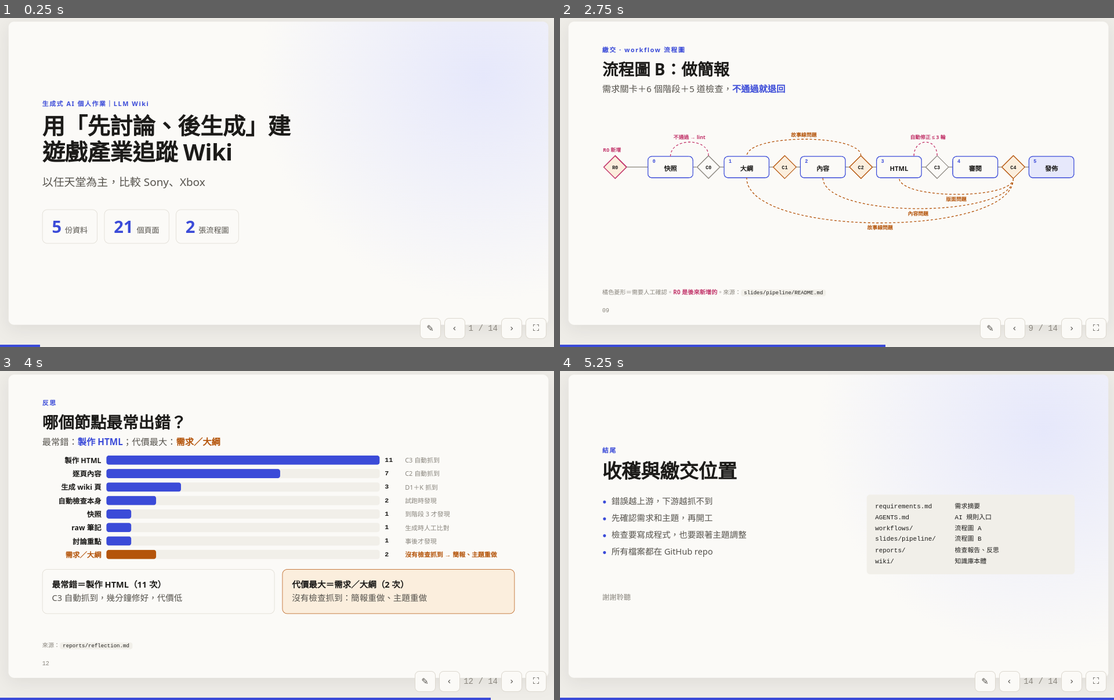
Above: before the commit, frames 1-4 (two rows, left to right).
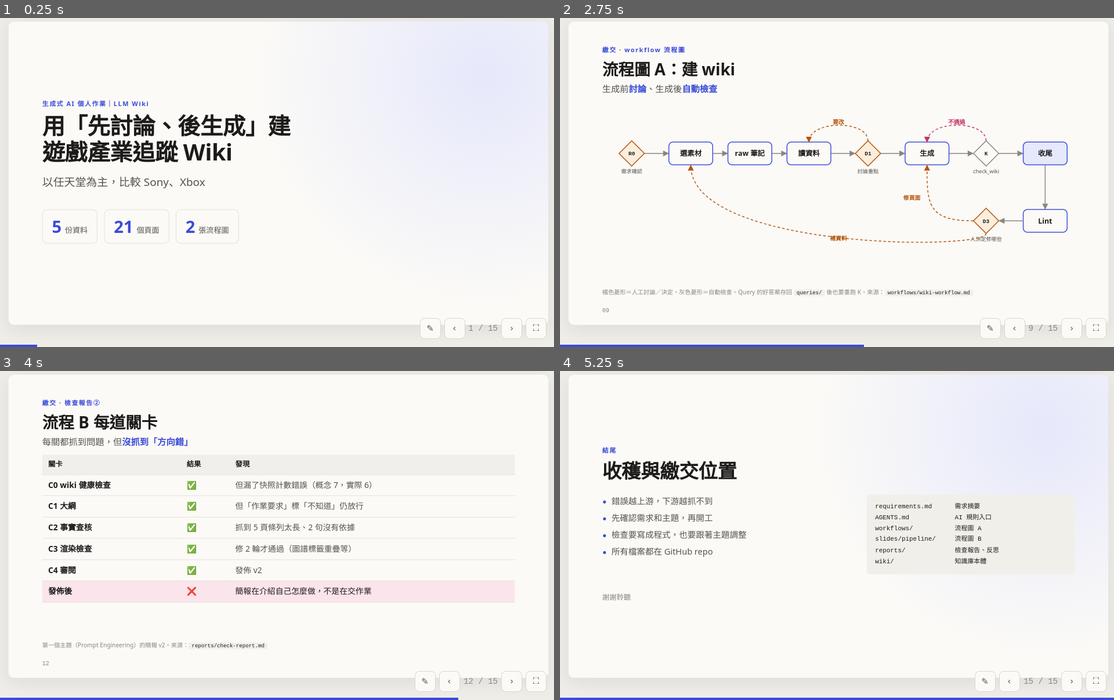
Above: after the commit, the same moments.

Repository: karen623/game-industry-llm-wiki
Game: browser game, page slides/game-industry-wiki.html
Same seed, same stepped clock (60 frames per second), same inputs: the game is played once before the commit and once after it.
Inputs (mouse positions are in pixels of both pictures, inside the frame that each line leads up to):
- Up to frame 1 (0.25 s): no input
- Up to frame 2 (2.75 s): click (837, 172) at 0.27 s; hold Right 1.03-1.53 s; tap Space every 0.5 s from 1.1 to 2.6 s; hold Left 1.58-2.15 s; hold Right from 2.2 s (still down)
- Up to frame 3 (4 s): release Right at 2.87 s; hold Left 2.92-3.35 s; tap Space at 3.1, 3.6 s; hold Right 3.4-3.9 s; hold Left from 3.95 s (still down)
- Up to frame 4 (5.25 s): tap Space at 4.1, 4.6, 5.1 s; release Left at 4.52 s; hold Right 4.57-5.23 s

The runs differ from the first frame. In frame 1, less than 0.1% of the frame differs, in the area x 6-90%, y 93-100%; in frame 2, 5.8%; in frame 3, 13%, in the area x 7-93%, y 8-100%; in frame 4, less than 0.1%.

Commit message:
簡報新增第 7 頁：下一季財報進來，wiki 會怎樣？
Co-Authored-By: Claude Opus 5.5 <noreply@anthropic.com>

Diff:
--- a/slides/game-industry-wiki.html
+++ b/slides/game-industry-wiki.html
@@ -210,6 +210,8 @@
 @media (prefers-color-scheme: dark){:root:not([data-theme="light"]){--t-company:#8c97ff;--t-platform:#c99af0;--t-franchise:#e0c060}}
 :root[data-theme="dark"]{--t-company:#8c97ff;--t-platform:#c99af0;--t-franchise:#e0c060}
 .bn b{font-size:72px}
+.steps.flow .card{position:relative}
+.steps.flow .card:not(:last-child)::after{content:"→";position:absolute;right:-15px;top:50%;transform:translateY(-50%);color:var(--accent);font-size:20px;font-weight:700}
 </style>
 </head>
 <body>
@@ -313,6 +315,22 @@
   <aside class="notes" data-n="6">三家的會計年度不一樣，wiki 先做了一張對照表才比較。任天堂衝裝機量、Sony 的 PS5 進入後期靠軟體和服務、Xbox 是唯一營收在衰退的。不過任天堂有關稅退款、Sony 有去年減損的基期，所以只看成長率會被誤導。</aside>
 </section>
 <!-- 7 -->
+<section class="slide">
+  <div class="kicker">建 Wiki · 以後怎麼追蹤</div>
+  <h2>下一季財報進來，wiki 會怎樣？</h2>
+  <p class="lead">簡報是一次性的成果，<strong>wiki 才是會一直長大的東西</strong></p>
+  <div class="steps flow" style="margin-top:auto">
+    <div class="card"><span class="tag plain">1 存 raw 筆記</span><p>任天堂第 3 季財報</p><p class="small">預計 2027 年 2 月</p></div>
+    <div class="card warn"><span class="tag warn">2 D1 討論</span><p>AI 報告重點</p><p class="small">我決定強調什麼</p></div>
+    <div class="card accent"><span class="tag">3 一次更新多頁</span><p>任天堂、Switch 2、三大主機比較</p><p class="small">回答「⚠️ 待追蹤：全年預測是否保守」</p></div>
+    <div class="card good"><span class="tag good">4 K 檢查＋log</span><p>數字可追溯、連結不斷</p></div>
+  </div>
+  <div class="concl" style="margin-bottom:auto">每季的整理留在 wiki，<strong>查得到出自哪份財報</strong></div>
+  <p class="src">來源：<code>CLAUDE.md</code> 3.1 Ingest 流程 · <code>nintendo</code>（⚠️ 待追蹤）</p>
+  <aside class="notes" data-n="7">簡報只是一次性的成果，wiki 才是會一直長大的東西。以後任天堂發布第 3 季財報，我只要把重點整理成筆記、說 ingest，AI 先報告重點讓我確認，再一次更新任天堂、Switch 2、三大主機比較這些頁面。任天堂頁上現在有一條待追蹤：全年預測是不是太保守，到時候就能用新財報回答。幾季之後，問「任天堂利潤率怎麼變」，直接查 wiki 就有答案，而且每個數字都查得到出自哪一份財報。</aside>
+</section>
+
+<!-- 8 -->
 <section class="slide">
   <div class="kicker">繳交 · AGENTS.md</div>
   <h2>AGENTS.md：給 AI 的規則</h2>
@@ -336,30 +354,30 @@
     </ul>
   </div>
   <p class="src">來源：<code>AGENTS.md</code> · <code>CLAUDE.md</code></p>
-  <aside class="notes" data-n="7">AGENTS.md 是所有 AI 工具的入口，規則本體在 CLAUDE.md。換成財報主題後，我加了數字規則：每個數字都要寫期間，因為三家的會計年度不一樣；只有新聞報導的數字要標非官方，預測值也要標出來。</aside>
-</section>
-
-<!-- 8 -->
+  <aside class="notes" data-n="8">AGENTS.md 是所有 AI 工具的入口，規則本體在 CLAUDE.md。換成財報主題後，我加了數字規則：每個數字都要寫期間，因為三家的會計年度不一樣；只有新聞報導的數字要標非官方，預測值也要標出來。</aside>
+</section>
+
+<!-- 9 -->
 <section class="slide">
   <div class="kicker">繳交 · workflow 流程圖</div>
   <h2>流程圖 A：建 wiki</h2>
   <p class="lead" style="margin-bottom:6px">生成前<strong>討論</strong>、生成後<strong>自動檢查</strong></p>
   <svg id="flowA" viewBox="0 0 1120 330" style="width:100%;height:auto;margin-top:auto;margin-bottom:auto" role="img" aria-label="建 wiki 的流程圖"><g></g></svg>
   <p class="src">橘色菱形＝人工討論／決定，灰色菱形＝自動檢查。Query 的好答案存回 <code>queries/</code> 後也要重跑 K。來源：<code>workflows/wiki-workflow.md</code></p>
-  <aside class="notes" data-n="8">建 wiki 的流程裡，每個生成步驟前都有人工討論 D1，生成後有自動檢查 K。K 不通過就退回重新生成；lint 找到的缺口，由我決定要補資料還是修頁面。</aside>
-</section>
-
-<!-- 9 -->
+  <aside class="notes" data-n="9">建 wiki 的流程裡，每個生成步驟前都有人工討論 D1，生成後有自動檢查 K。K 不通過就退回重新生成；lint 找到的缺口，由我決定要補資料還是修頁面。</aside>
+</section>
+
+<!-- 10 -->
 <section class="slide">
   <div class="kicker">繳交 · workflow 流程圖</div>
   <h2>流程圖 B：做簡報</h2>
   <p class="lead" style="margin-bottom:6px">需求關卡＋6 個階段＋5 道檢查，<strong>不通過就退回</strong></p>
   <svg id="pipe" viewBox="0 0 1240 300" style="width:100%;height:auto;margin-top:auto;margin-bottom:auto" role="img" aria-label="做簡報的流程圖"><g id="pipe-g"></g></svg>
   <p class="src">橘色菱形＝需要人工確認。<strong style="color:var(--t-comparison)">R0 是後來新增的</strong>。來源：<code>slides/pipeline/README.md</code></p>
-  <aside class="notes" data-n="9">做簡報的流程有 6 個階段、5 道檢查，審閱發現的問題會依類型退回不同階段。最前面的 R0 需求確認，是我做完第一版之後才加上去的，原因在反思會講。</aside>
-</section>
-
-<!-- 10 -->
+  <aside class="notes" data-n="10">做簡報的流程有 6 個階段、5 道檢查，審閱發現的問題會依類型退回不同階段。最前面的 R0 需求確認，是我做完第一版之後才加上去的，原因在反思會講。</aside>
+</section>
+
+<!-- 11 -->
 <section class="slide">
   <div class="kicker">繳交 · 檢查報告①</div>
   <h2>一次實際執行（流程 A）</h2>
@@ -371,9 +389,9 @@
     <div class="card good"><span class="tag good">K 第 2 輪 ✅</span><p>8／8 通過</p><p class="small">第 8 項先誤報 10 個 → 修正檢查程式</p></div>
   </div>
   <p class="src">來源：<code>reports/ingest-run-game-industry-2026-11-10.md</code> · <code>scripts/check_wiki.py</code></p>
-  <aside class="notes" data-n="10">換主題後我照流程 A 跑了一次。AI 先問我範圍、舊內容怎麼處理、要怎麼討論；接著報告 5 份資料的重點，我決定要強調什麼。自動檢查原本 7 項一次就過，但我發現沒有一項在查數字，所以加了第 8 項：每個數字都要在原始筆記找得到。第一次跑出 10 個警告，結果全是檢查程式自己的誤判，修好後全部通過。</aside>
-</section>
-<!-- 11 -->
+  <aside class="notes" data-n="11">換主題後我照流程 A 跑了一次。AI 先問我範圍、舊內容怎麼處理、要怎麼討論；接著報告 5 份資料的重點，我決定要強調什麼。自動檢查原本 7 項一次就過，但我發現沒有一項在查數字，所以加了第 8 項：每個數字都要在原始筆記找得到。第一次跑出 10 個警告，結果全是檢查程式自己的誤判，修好後全部通過。</aside>
+</section>
+<!-- 12 -->
 <section class="slide">
   <div class="kicker">繳交 · 檢查報告②</div>
   <h2>流程 B 每道關卡</h2>
@@ -388,10 +406,10 @@
     <tr class="badrow"><td>發佈後</td><td>❌</td><td>簡報在介紹自己怎麼做，不是在交作業</td></tr>
   </table>
   <p class="src">第一個主題（Prompt Engineering）的簡報 v2。來源：<code>reports/check-report.md</code></p>
-  <aside class="notes" data-n="11">這是我第一個主題做簡報時的紀錄。每一道關卡都有抓到問題、也都修好了，但發佈後我發現簡報在介紹自己怎麼做，而不是在交作業。所有檢查都在問「做得對不對」，沒有一關在問「做的是不是對的東西」。</aside>
-</section>
-
-<!-- 12 -->
+  <aside class="notes" data-n="12">這是我第一個主題做簡報時的紀錄。每一道關卡都有抓到問題、也都修好了，但發佈後我發現簡報在介紹自己怎麼做，而不是在交作業。所有檢查都在問「做得對不對」，沒有一關在問「做的是不是對的東西」。</aside>
+</section>
+
+<!-- 13 -->
 <section class="slide">
   <div class="kicker">反思</div>
   <h2>哪個節點最常出錯？</h2>
@@ -402,10 +420,10 @@
     <div class="card warn"><p><strong>代價最大＝需求／大綱（2 次）</strong><br>沒有檢查抓到：簡報重做、主題重做</p></div>
   </div>
   <p class="src">來源：<code>reports/reflection.md</code></p>
-  <aside class="notes" data-n="12">最常出錯的是製作 HTML，11 次，但都是排版問題，自動檢查幾分鐘就修好。代價最大的是最上游的需求和大綱，只錯兩次：一次是簡報定位錯，整份重做；一次是我把 LLM Wiki 的方法和主題搞混，整個主題重做。這兩次都沒有任何檢查抓到。</aside>
-</section>
-
-<!-- 13 -->
+  <aside class="notes" data-n="13">最常出錯的是製作 HTML，11 次，但都是排版問題，自動檢查幾分鐘就修好。代價最大的是最上游的需求和大綱，只錯兩次：一次是簡報定位錯，整份重做；一次是我把 LLM Wiki 的方法和主題搞混，整個主題重做。這兩次都沒有任何檢查抓到。</aside>
+</section>
+
+<!-- 14 -->
 <section class="slide">
   <div class="kicker">反思</div>
   <h2>檢查往前移到了哪裡？</h2>
@@ -419,9 +437,9 @@
   </div>
   <div class="concl">錯誤越上游，下游越抓不到</div>
   <p class="src">來源：<code>reports/reflection.md</code></p>
-  <aside class="notes" data-n="13">所以我把檢查往前移。最重要的是 R0：需求和主題沒確認清楚，流程不准開始。另外，檢查項目要跟著主題調整，財報主題就要檢查數字。學到的一句話是：錯誤越上游，下游越抓不到。</aside>
-</section>
-<!-- 14 -->
+  <aside class="notes" data-n="14">所以我把檢查往前移。最重要的是 R0：需求和主題沒確認清楚，流程不准開始。另外，檢查項目要跟著主題調整，財報主題就要檢查數字。學到的一句話是：錯誤越上游，下游越抓不到。</aside>
+</section>
+<!-- 15 -->
 <section class="slide title-slide">
   <div class="kicker">結尾</div>
   <h1 style="font-size:46px">收穫與繳交位置</h1>
@@ -440,7 +458,7 @@
 wiki/                知識庫本體</pre>
   </div>
   <p class="meta">謝謝聆聽</p>
-  <aside class="notes" data-n="14">最後總結三個收穫。所有繳交的檔案，包括需求摘要、AGENTS.md、兩張流程圖、檢查報告和反思，都放在 GitHub repo 裡。謝謝大家。</aside>
+  <aside class="notes" data-n="15">最後總結三個收穫。所有繳交的檔案，包括需求摘要、AGENTS.md、兩張流程圖、檢查報告和反思，都放在 GitHub repo 裡。謝謝大家。</aside>
 </section>
 
 </div></div>
@@ -450,7 +468,7 @@
 <div id="nav">
   <button id="notes" aria-label="講稿" title="講稿（N）">✎</button>
   <button id="prev" aria-label="上一頁">‹</button>
-  <span id="count">1 / 14</span>
+  <span id="count">1 / 15</span>
   <button id="next" aria-label="下一頁">›</button>
   <button id="fs" aria-label="全螢幕" title="全螢幕（F）">⛶</button>
 </div>
--- a/slides/pipeline/v4/03-deck.html
+++ b/slides/pipeline/v4/03-deck.html
@@ -210,6 +210,8 @@
 @media (prefers-color-scheme: dark){:root:not([data-theme="light"]){--t-company:#8c97ff;--t-platform:#c99af0;--t-franchise:#e0c060}}
 :root[data-theme="dark"]{--t-company:#8c97ff;--t-platform:#c99af0;--t-franchise:#e0c060}
 .bn b{font-size:72px}
+.steps.flow .card{position:relative}
+.steps.flow .card:not(:last-child)::after{content:"→";position:absolute;right:-15px;top:50%;transform:translateY(-50%);color:var(--accent);font-size:20px;font-weight:700}
 </style>
 </head>
 <body>
@@ -313,6 +315,22 @@
   <aside class="notes" data-n="6">三家的會計年度不一樣，wiki 先做了一張對照表才比較。任天堂衝裝機量、Sony 的 PS5 進入後期靠軟體和服務、Xbox 是唯一營收在衰退的。不過任天堂有關稅退款、Sony 有去年減損的基期，所以只看成長率會被誤導。</aside>
 </section>
 <!-- 7 -->
+<section class="slide">
+  <div class="kicker">建 Wiki · 以後怎麼追蹤</div>
+  <h2>下一季財報進來，wiki 會怎樣？</h2>
+  <p class="lead">簡報是一次性的成果，<strong>wiki 才是會一直長大的東西</strong></p>
+  <div class="steps flow" style="margin-top:auto">
+    <div class="card"><span class="tag plain">1 存 raw 筆記</span><p>任天堂第 3 季財報</p><p class="small">預計 2027 年 2 月</p></div>
+    <div class="card warn"><span class="tag warn">2 D1 討論</span><p>AI 報告重點</p><p class="small">我決定強調什麼</p></div>
+    <div class="card accent"><span class="tag">3 一次更新多頁</span><p>任天堂、Switch 2、三大主機比較</p><p class="small">回答「⚠️ 待追蹤：全年預測是否保守」</p></div>
+    <div class="card good"><span class="tag good">4 K 檢查＋log</span><p>數字可追溯、連結不斷</p></div>
+  </div>
+  <div class="concl" style="margin-bottom:auto">每季的整理留在 wiki，<strong>查得到出自哪份財報</strong></div>
+  <p class="src">來源：<code>CLAUDE.md</code> 3.1 Ingest 流程 · <code>nintendo</code>（⚠️ 待追蹤）</p>
+  <aside class="notes" data-n="7">簡報只是一次性的成果，wiki 才是會一直長大的東西。以後任天堂發布第 3 季財報，我只要把重點整理成筆記、說 ingest，AI 先報告重點讓我確認，再一次更新任天堂、Switch 2、三大主機比較這些頁面。任天堂頁上現在有一條待追蹤：全年預測是不是太保守，到時候就能用新財報回答。幾季之後，問「任天堂利潤率怎麼變」，直接查 wiki 就有答案，而且每個數字都查得到出自哪一份財報。</aside>
+</section>
+
+<!-- 8 -->
 <section class="slide">
   <div class="kicker">繳交 · AGENTS.md</div>
   <h2>AGENTS.md：給 AI 的規則</h2>
@@ -336,30 +354,30 @@
     </ul>
   </div>
   <p class="src">來源：<code>AGENTS.md</code> · <code>CLAUDE.md</code></p>
-  <aside class="notes" data-n="7">AGENTS.md 是所有 AI 工具的入口，規則本體在 CLAUDE.md。換成財報主題後，我加了數字規則：每個數字都要寫期間，因為三家的會計年度不一樣；只有新聞報導的數字要標非官方，預測值也要標出來。</aside>
-</section>
-
-<!-- 8 -->
+  <aside class="notes" data-n="8">AGENTS.md 是所有 AI 工具的入口，規則本體在 CLAUDE.md。換成財報主題後，我加了數字規則：每個數字都要寫期間，因為三家的會計年度不一樣；只有新聞報導的數字要標非官方，預測值也要標出來。</aside>
+</section>
+
+<!-- 9 -->
 <section class="slide">
   <div class="kicker">繳交 · workflow 流程圖</div>
   <h2>流程圖 A：建 wiki</h2>
   <p class="lead" style="margin-bottom:6px">生成前<strong>討論</strong>、生成後<strong>自動檢查</strong></p>
   <svg id="flowA" viewBox="0 0 1120 330" style="width:100%;height:auto;margin-top:auto;margin-bottom:auto" role="img" aria-label="建 wiki 的流程圖"><g></g></svg>
   <p class="src">橘色菱形＝人工討論／決定，灰色菱形＝自動檢查。Query 的好答案存回 <code>queries/</code> 後也要重跑 K。來源：<code>workflows/wiki-workflow.md</code></p>
-  <aside class="notes" data-n="8">建 wiki 的流程裡，每個生成步驟前都有人工討論 D1，生成後有自動檢查 K。K 不通過就退回重新生成；lint 找到的缺口，由我決定要補資料還是修頁面。</aside>
-</section>
-
-<!-- 9 -->
+  <aside class="notes" data-n="9">建 wiki 的流程裡，每個生成步驟前都有人工討論 D1，生成後有自動檢查 K。K 不通過就退回重新生成；lint 找到的缺口，由我決定要補資料還是修頁面。</aside>
+</section>
+
+<!-- 10 -->
 <section class="slide">
   <div class="kicker">繳交 · workflow 流程圖</div>
   <h2>流程圖 B：做簡報</h2>
   <p class="lead" style="margin-bottom:6px">需求關卡＋6 個階段＋5 道檢查，<strong>不通過就退回</strong></p>
   <svg id="pipe" viewBox="0 0 1240 300" style="width:100%;height:auto;margin-top:auto;margin-bottom:auto" role="img" aria-label="做簡報的流程圖"><g id="pipe-g"></g></svg>
   <p class="src">橘色菱形＝需要人工確認。<strong style="color:var(--t-comparison)">R0 是後來新增的</strong>。來源：<code>slides/pipeline/README.md</code></p>
-  <aside class="notes" data-n="9">做簡報的流程有 6 個階段、5 道檢查，審閱發現的問題會依類型退回不同階段。最前面的 R0 需求確認，是我做完第一版之後才加上去的，原因在反思會講。</aside>
-</section>
-
-<!-- 10 -->
+  <aside class="notes" data-n="10">做簡報的流程有 6 個階段、5 道檢查，審閱發現的問題會依類型退回不同階段。最前面的 R0 需求確認，是我做完第一版之後才加上去的，原因在反思會講。</aside>
+</section>
+
+<!-- 11 -->
 <section class="slide">
   <div class="kicker">繳交 · 檢查報告①</div>
   <h2>一次實際執行（流程 A）</h2>
@@ -371,9 +389,9 @@
     <div class="card good"><span class="tag good">K 第 2 輪 ✅</span><p>8／8 通過</p><p class="small">第 8 項先誤報 10 個 → 修正檢查程式</p></div>
   </div>
   <p class="src">來源：<code>reports/ingest-run-game-industry-2026-11-10.md</code> · <code>scripts/check_wiki.py</code></p>
-  <aside class="notes" data-n="10">換主題後我照流程 A 跑了一次。AI 先問我範圍、舊內容怎麼處理、要怎麼討論；接著報告 5 份資料的重點，我決定要強調什麼。自動檢查原本 7 項一次就過，但我發現沒有一項在查數字，所以加了第 8 項：每個數字都要在原始筆記找得到。第一次跑出 10 個警告，結果全是檢查程式自己的誤判，修好後全部通過。</aside>
-</section>
-<!-- 11 -->
+  <aside class="notes" data-n="11">換主題後我照流程 A 跑了一次。AI 先問我範圍、舊內容怎麼處理、要怎麼討論；接著報告 5 份資料的重點，我決定要強調什麼。自動檢查原本 7 項一次就過，但我發現沒有一項在查數字，所以加了第 8 項：每個數字都要在原始筆記找得到。第一次跑出 10 個警告，結果全是檢查程式自己的誤判，修好後全部通過。</aside>
+</section>
+<!-- 12 -->
 <section class="slide">
   <div class="kicker">繳交 · 檢查報告②</div>
   <h2>流程 B 每道關卡</h2>
@@ -388,10 +406,10 @@
     <tr class="badrow"><td>發佈後</td><td>❌</td><td>簡報在介紹自己怎麼做，不是在交作業</td></tr>
   </table>
   <p class="src">第一個主題（Prompt Engineering）的簡報 v2。來源：<code>reports/check-report.md</code></p>
-  <aside class="notes" data-n="11">這是我第一個主題做簡報時的紀錄。每一道關卡都有抓到問題、也都修好了，但發佈後我發現簡報在介紹自己怎麼做，而不是在交作業。所有檢查都在問「做得對不對」，沒有一關在問「做的是不是對的東西」。</aside>
-</section>
-
-<!-- 12 -->
+  <aside class="notes" data-n="12">這是我第一個主題做簡報時的紀錄。每一道關卡都有抓到問題、也都修好了，但發佈後我發現簡報在介紹自己怎麼做，而不是在交作業。所有檢查都在問「做得對不對」，沒有一關在問「做的是不是對的東西」。</aside>
+</section>
+
+<!-- 13 -->
 <section class="slide">
   <div class="kicker">反思</div>
   <h2>哪個節點最常出錯？</h2>
@@ -402,10 +420,10 @@
     <div class="card warn"><p><strong>代價最大＝需求／大綱（2 次）</strong><br>沒有檢查抓到：簡報重做、主題重做</p></div>
   </div>
   <p class="src">來源：<code>reports/reflection.md</code></p>
-  <aside class="notes" data-n="12">最常出錯的是製作 HTML，11 次，但都是排版問題，自動檢查幾分鐘就修好。代價最大的是最上游的需求和大綱，只錯兩次：一次是簡報定位錯，整份重做；一次是我把 LLM Wiki 的方法和主題搞混，整個主題重做。這兩次都沒有任何檢查抓到。</aside>
-</section>
-
-<!-- 13 -->
+  <aside class="notes" data-n="13">最常出錯的是製作 HTML，11 次，但都是排版問題，自動檢查幾分鐘就修好。代價最大的是最上游的需求和大綱，只錯兩次：一次是簡報定位錯，整份重做；一次是我把 LLM Wiki 的方法和主題搞混，整個主題重做。這兩次都沒有任何檢查抓到。</aside>
+</section>
+
+<!-- 14 -->
 <section class="slide">
   <div class="kicker">反思</div>
   <h2>檢查往前移到了哪裡？</h2>
@@ -419,9 +437,9 @@
   </div>
   <div class="concl">錯誤越上游，下游越抓不到</div>
   <p class="src">來源：<code>reports/reflection.md</code></p>
-  <aside class="notes" data-n="13">所以我把檢查往前移。最重要的是 R0：需求和主題沒確認清楚，流程不准開始。另外，檢查項目要跟著主題調整，財報主題就要檢查數字。學到的一句話是：錯誤越上游，下游越抓不到。</aside>
-</section>
-<!-- 14 -->
+  <aside class="notes" data-n="14">所以我把檢查往前移。最重要的是 R0：需求和主題沒確認清楚，流程不准開始。另外，檢查項目要跟著主題調整，財報主題就要檢查數字。學到的一句話是：錯誤越上游，下游越抓不到。</aside>
+</section>
+<!-- 15 -->
 <section class="slide title-slide">
   <div class="kicker">結尾</div>
   <h1 style="font-size:46px">收穫與繳交位置</h1>
@@ -440,7 +458,7 @@
 wiki/                知識庫本體</pre>
   </div>
   <p class="meta">謝謝聆聽</p>
-  <aside class="notes" data-n="14">最後總結三個收穫。所有繳交的檔案，包括需求摘要、AGENTS.md、兩張流程圖、檢查報告和反思，都放在 GitHub repo 裡。謝謝大家。</aside>
+  <aside class="notes" data-n="15">最後總結三個收穫。所有繳交的檔案，包括需求摘要、AGENTS.md、兩張流程圖、檢查報告和反思，都放在 GitHub repo 裡。謝謝大家。</aside>
 </section>
 
 </div></div>
@@ -450,7 +468,7 @@
 <div id="nav">
   <button id="notes" aria-label="講稿" title="講稿（N）">✎</button>
   <button id="prev" aria-label="上一頁">‹</button>
-  <span id="count">1 / 14</span>
+  <span id="count">1 / 15</span>
   <button id="next" aria-label="下一頁">›</button>
   <button id="fs" aria-label="全螢幕" title="全螢幕（F）">⛶</button>
 </div>
Not shown, changed: reports/check-report.md
Not shown, changed: slides/pipeline/v4/01-outline.md
Not shown, changed: slides/pipeline/v4/02-slides-spec.md
Not shown, changed: slides/pipeline/v4/04-review.md
Not shown, changed: wiki/log.md
